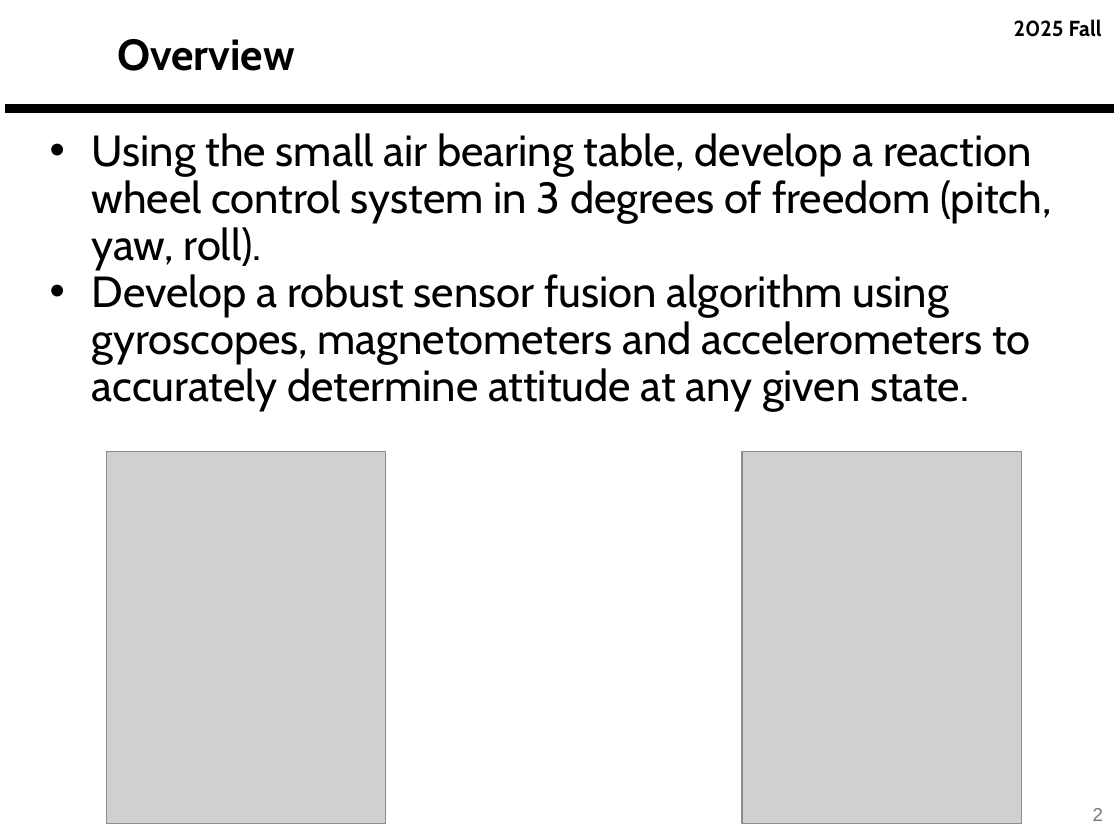
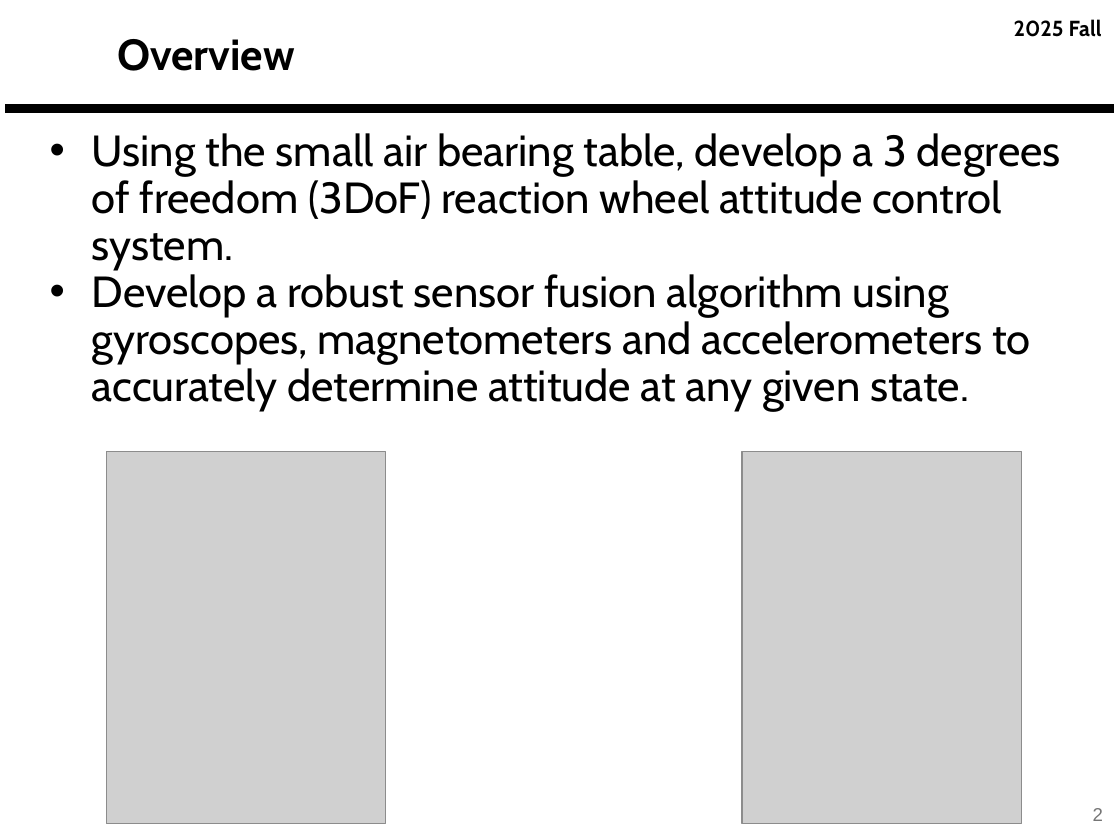
Before and after one commit to derek-weissinger-usafa/Astro-331-Lab-8, a slide deck: slide 2 of Reports/Astro 331 Lab 8_2_3 Body Problem_Prelim_Pres_FILLED.pptx. Drawn at 1120x840 pixels with LibreOffice and Linux fonts; fonts in the diff are those of the drawing; grey boxes stand for pictures; background and template pictures are left out. Boxes give left, top, right and bottom in pixels: in the first picture for what was removed or moved away, otherwise in the second. Text is boxed around its words. In the diff, an @@ line names an element or a change of style, - is before the commit and + after.

```diff
--- a/Reports/Astro 331 Lab 8_2_3 Body Problem_Prelim_Pres_FILLED.pptx
+++ b/Reports/Astro 331 Lab 8_2_3 Body Problem_Prelim_Pres_FILLED.pptx
@@ text at [92,133,1061,270]: text changed @@
-• Using the small air bearing table, develop a reaction wheel control system in 3 degrees of freedom (pitch, yaw, roll).
+• Using the small air bearing table, develop a 3 degrees of freedom (3DoF) reaction wheel attitude control system.
```
Also in this commit, not shown: 13 other slides changed, 2 slides added, 1 slide removed, 4 other files.
